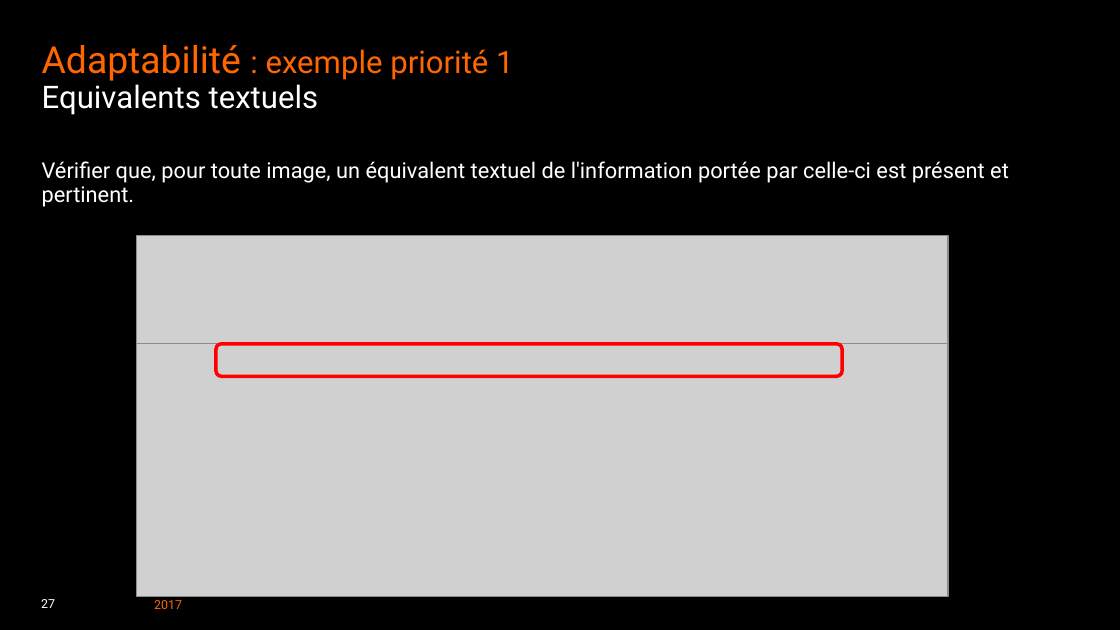
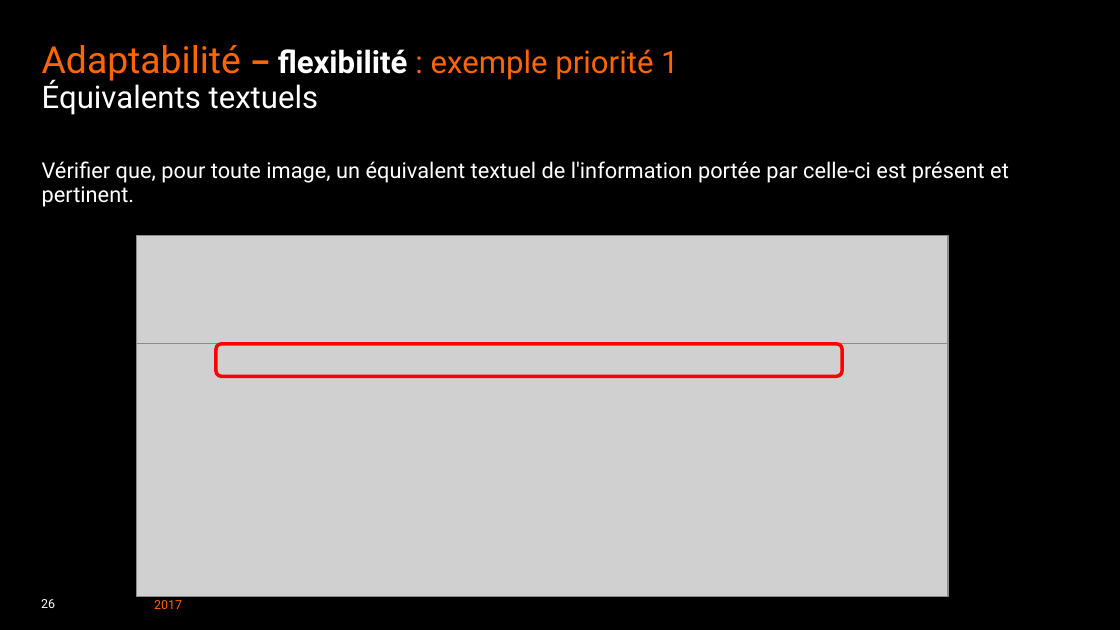
Before and after one commit to Aniort/PW2017, a slide deck: slide 26 of pw2017-Ergo a11y VT.ppt (slide 27 before the commit). Drawn at 1120x630 pixels with LibreOffice and Linux fonts; fonts in the diff are those of the drawing; grey boxes stand for pictures; background and template pictures are left out. Boxes give left, top, right and bottom in pixels: in the first picture for what was removed or moved away, otherwise in the second. Text is boxed around its words. In the diff, an @@ line names an element or a change of style, - is before the commit and + after.

```diff
--- a/pw2017-Ergo a11y VT.ppt
+++ b/pw2017-Ergo a11y VT.ppt
@@ title at [42,45,678,115]: text changed @@
-Adaptabilité : exemple priorité 1
-Equivalents textuels
+Adaptabilité – flexibilité : exemple priorité 1
+Équivalents textuels
@@ page number at [41,599,55,608]: text changed @@
-27
+26
```
Also in this commit, not shown: 22 other slides changed, 1 slide added, 3 slides removed, 7 other files.
